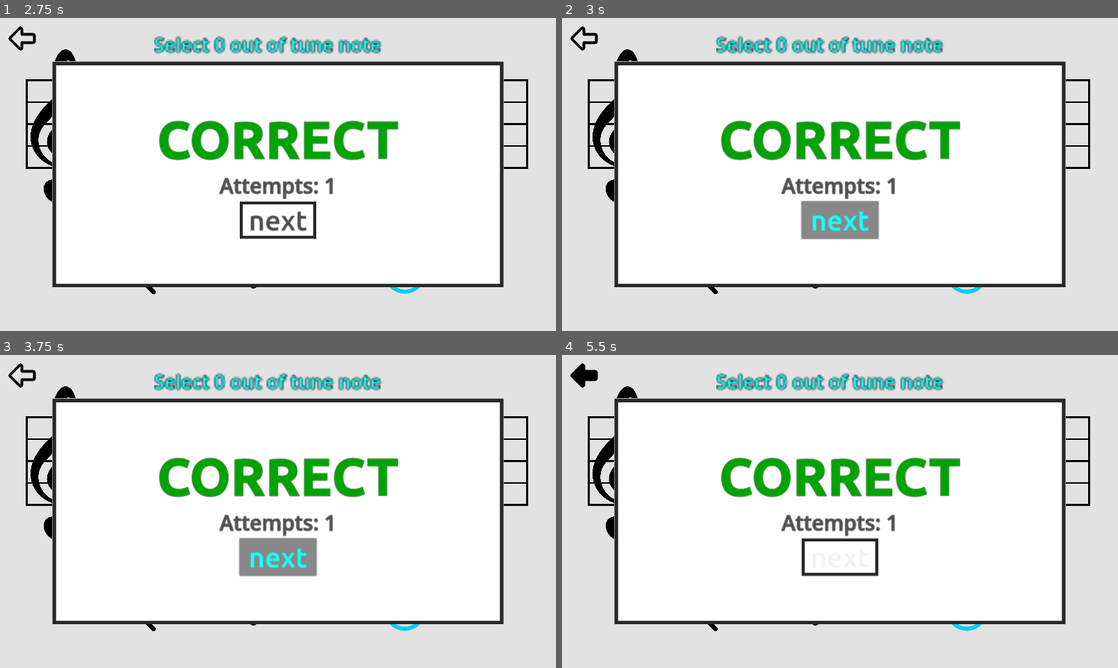
Above: before the commit, frames 1-4 (two rows, left to right).
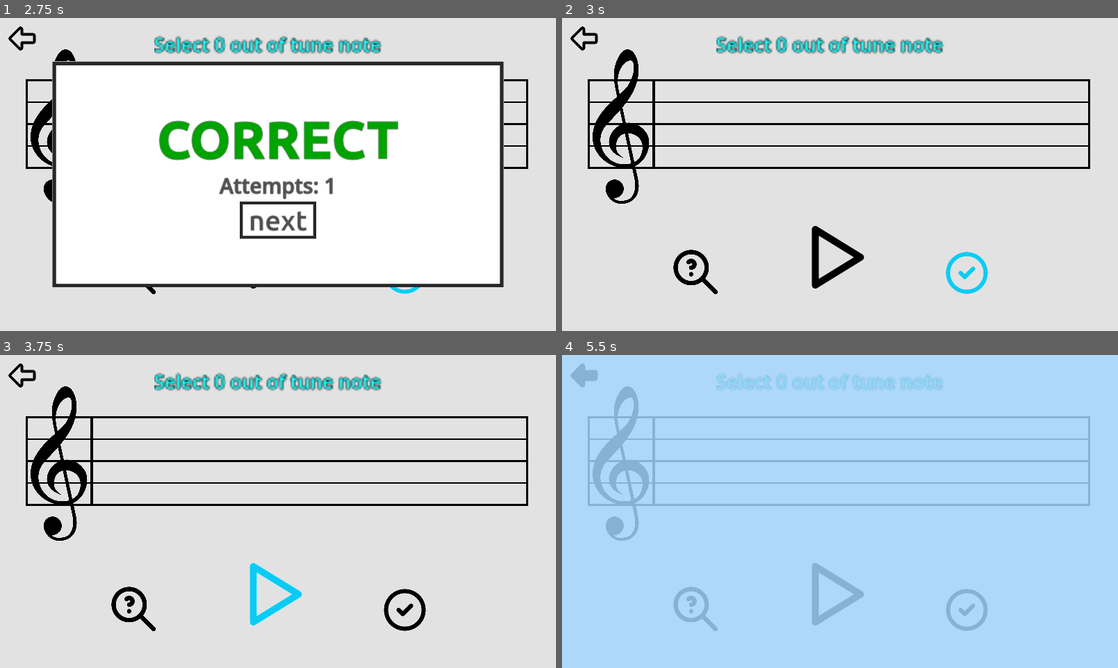
Above: after the commit, the same moments.

Repository: Sniggiho/COMP225-Reluna
Game: Godot game, scene res://Scenes/firstScene.tscn
Two runs of this game, one before a commit and one after it. Both use one fixed random seed, a clock stepped at 60 frames per second and the inputs below.
Inputs (mouse positions are in pixels of both pictures, inside the frame that each line leads up to):
- Up to frame 1 (2.75 s): click (272, 255) at 0.5 s; click (272, 255) at 1.25 s; click (405, 271) at 2 s
- Up to frame 2 (3 s): click "next" at 2.75 s
- Up to frame 3 (3.75 s): click (278, 558) at 3.5 s, where only the run before the commit has a clickable "next"
- Up to frame 4 (5.5 s): click (695, 608) at 4.25 s; click (584, 376) at 5 s

Frame 1 is identical in both runs. In frame 2, 58% of the frame differs, in the area x 9-91%, y 13-86%; in frame 3, 58%; in frame 4, 100%, in the area x 0-100%, y 0-100%.
Error in both runs: Invalid assignment of index '0' (on base: 'Array') with value of type 'bool'. (res://Scenes/LevelManager/LevelManager.gd:82)

Commit message:
next button now closes feedback screen

Diff:
--- a/Project/Scenes/Feedback.gd
+++ b/Project/Scenes/Feedback.gd
@@ -21,3 +21,9 @@
 
 func _on_return_button_pressed():
 	hide()
+
+
+
+
+func _on_next_button_pressed():
+	hide()
--- a/Project/Scenes/firstScene.tscn
+++ b/Project/Scenes/firstScene.tscn
@@ -178,3 +178,4 @@
 [connection signal="pressed" from="CheckButton" to="Feedback" method="_on_check_button_pressed"]
 [connection signal="pressed" from="Feedback/PanelContainer/CenterContainer/MarginContainer/VBoxContainer/HBoxContainer/ReturnButton" to="Feedback" method="_on_return_button_pressed"]
 [connection signal="pressed" from="Feedback/PanelContainer/CenterContainer/MarginContainer/VBoxContainer/HBoxContainer/NextButton" to="LevelManager" method="_reset"]
+[connection signal="pressed" from="Feedback/PanelContainer/CenterContainer/MarginContainer/VBoxContainer/HBoxContainer/NextButton" to="Feedback" method="_on_next_button_pressed"]
